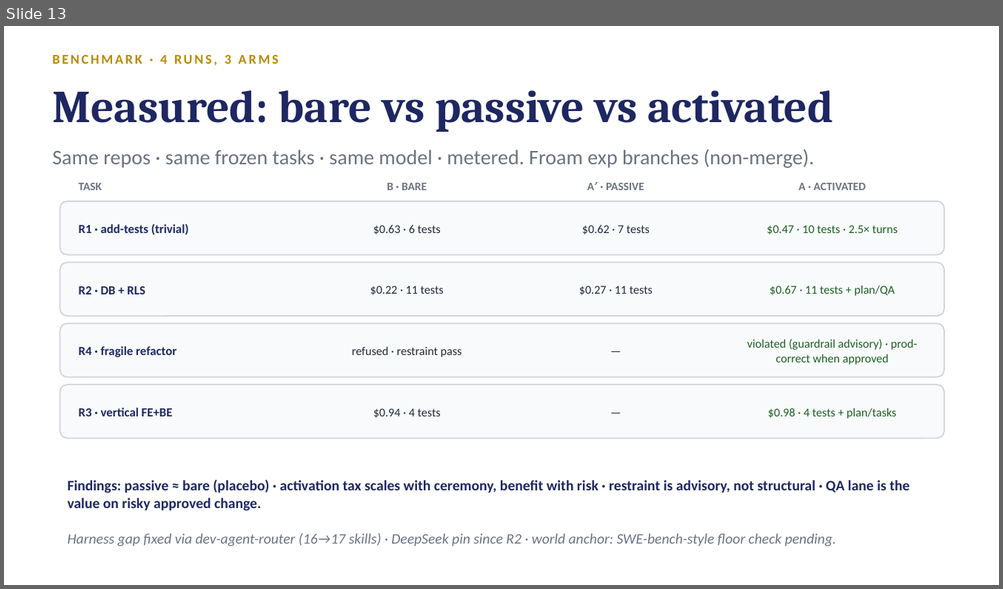
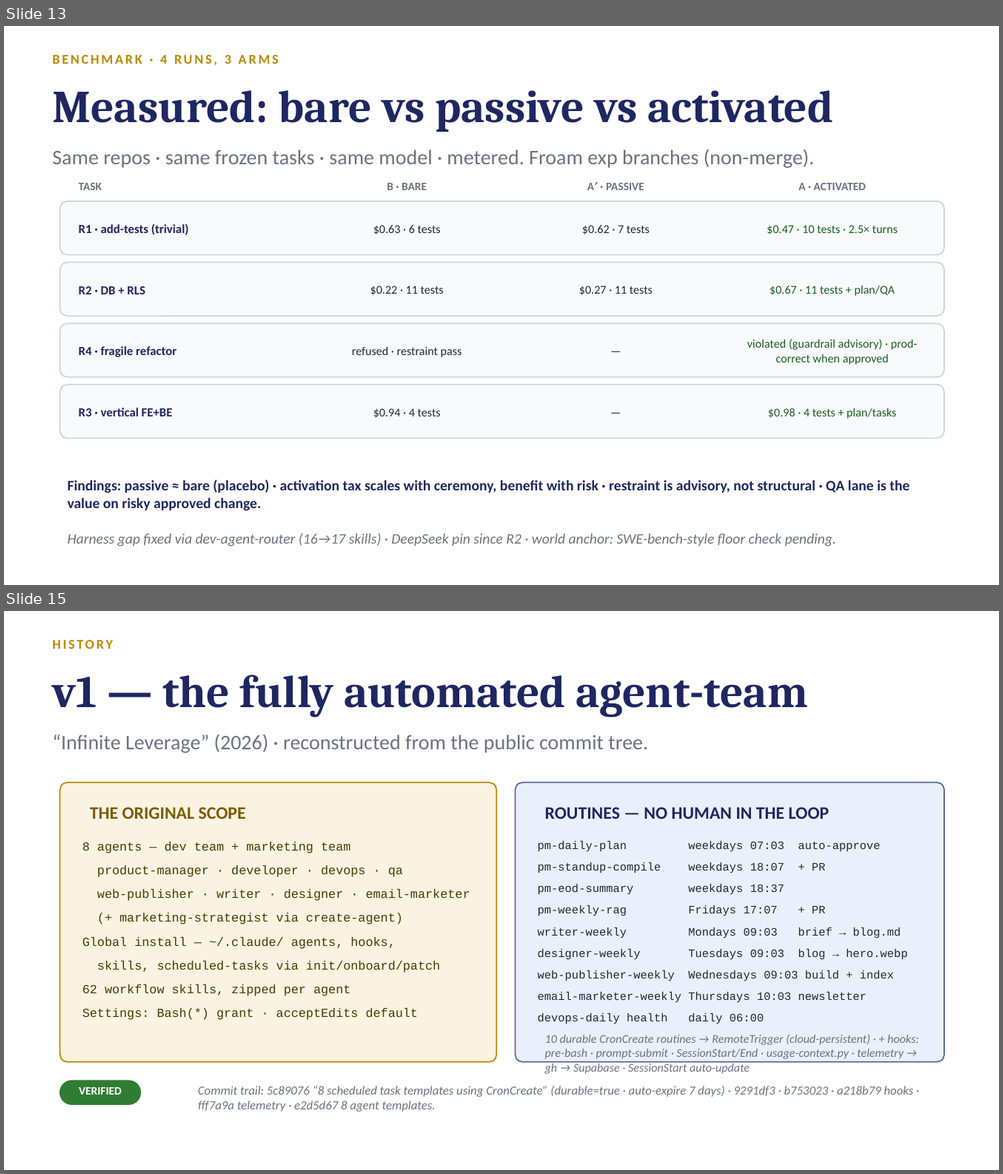
Before and after one commit to trac41799/claude-code-agentic-sdlc, a slide deck: docs/slides/Agentic-SDLC-Tech-Audience.pptx. Shown one above the other, each under a label of ours: slide 13 before the commit, slides 13 and 15 after it; the slides between them are not shown. The pictures are 1003x589 and 1003x1174 pixels, drawn with LibreOffice and Linux fonts; fonts in the diff are those of the drawing. Boxes give left, top, right and bottom in pixels: in the first picture for what was removed or moved away, otherwise in the second. Text is boxed around its words. In the diff, an @@ line names an element or a change of style, - is before the commit and + after.

Commit message:
deck: framework history — v1 origin slide (8 agents, 10 overnight cron routines, silent hooks, from talentedgeai/infinite-leverage commit tree) + v1-vs-v2 trade-off comparison slide; devops lane notice (demo guide + evidence slide); links slide gains v1 repo

```diff
--- a/docs/slides/Agentic-SDLC-Tech-Audience.pptx
+++ b/docs/slides/Agentic-SDLC-Tech-Audience.pptx
@@ slide 15 added at [4, 611, 999, 1170], background #FFFFFF @@
@@ text added at [52, 640, 113, 649], 13 pt, text #B98A00, bold @@
+HISTORY
@@ text added at [52, 675, 808, 718], 44 pt, text #1E2761, bold @@
+v1 — the fully automated agent-team
@@ text added at [52, 735, 648, 753], 20 pt, text #6B7280 @@
+“Infinite Leverage” (2026) · reconstructed from the public commit tree.
@@ rounded rectangle added at [60, 783, 496, 1062], fill #FBF3E2, outline #B98A00 1.25 pt @@
@@ rounded rectangle added at [515, 783, 944, 1062], fill #EAF0FB, outline #5A6B9E 1.25 pt @@
@@ text added at [90, 807, 246, 819], 17 pt, text #7A5C00, bold @@
+THE ORIGINAL SCOPE
@@ text added at [545, 807, 829, 819], 17 pt, text #1E2761, bold @@
+ROUTINES — NO HUMAN IN THE LOOP
@@ text added at [82, 842, 350, 854], 12 pt, text #4A3A00 @@
+8 agents — dev team + marketing team
@@ text added at [538, 841, 880, 851], 11 pt, text #1F2937 @@
+pm-daily-plan weekdays 07:03 auto-approve
@@ text added at [97, 866, 403, 877], 12 pt, text #4A3A00 @@
+product-manager · developer · devops · qa
@@ text added at [538, 863, 825, 873], 11 pt, text #1F2937 @@
+pm-standup-compile weekdays 18:07 + PR
@@ text added at [97, 889, 470, 901], 12 pt, text #4A3A00 @@
+web-publisher · writer · designer · email-marketer
@@ text added at [538, 884, 784, 894], 11 pt, text #1F2937 @@
+pm-eod-summary weekdays 18:37
@@ text added at [119, 913, 403, 925], 12 pt, text #4A3A00 @@
+(+ marketing-strategist via create-agent)
@@ text added at [538, 906, 825, 916], 11 pt, text #1F2937 @@
+pm-weekly-rag Fridays 17:07 + PR
@@ text added at [82, 937, 395, 949], 12 pt, text #4A3A00 @@
+Global install — ~/.claude/ agents, hooks,
@@ text added at [538, 928, 901, 938], 11 pt, text #1F2937 @@
+writer-weekly Mondays 09:03 brief → blog.md
@@ text added at [97, 961, 440, 973], 12 pt, text #4A3A00 @@
+skills, scheduled-tasks via init/onboard/patch
@@ text added at [538, 949, 907, 960], 11 pt, text #1F2937 @@
+designer-weekly Tuesdays 09:03 blog → hero.webp
@@ text added at [82, 985, 350, 997], 12 pt, text #4A3A00 @@
+62 workflow skills, zipped per agent
@@ text added at [538, 971, 893, 981], 11 pt, text #1F2937 @@
+web-publisher-weekly Wednesdays 09:03 build + index
@@ text added at [82, 1008, 418, 1020], 12 pt, text #4A3A00 @@
+Settings: Bash(*) grant · acceptEdits default
@@ text added at [538, 992, 867, 1002], 11 pt, text #1F2937 @@
+email-marketer-weekly Thursdays 10:03 newsletter
@@ text added at [538, 1014, 763, 1024], 11 pt, text #1F2937 @@
+devops-daily health daily 06:00
@@ text added at [545, 1034, 919, 1074], 11.5 pt, text #6B7280, italic @@
+10 durable CronCreate routines → RemoteTrigger (cloud-persistent) · + hooks: pre-bash · prompt-submit · SessionStart/End · usage-context.py · telemetry → gh → Supabase · SessionStart auto-update
@@ rounded rectangle added at [60, 1081, 141, 1105], fill #2E7D32, outline #2E7D32 1 pt @@
@@ text added at [79, 1088, 122, 1095], 11 pt, text #FFFFFF, bold @@
+VERIFIED
@@ text added at [198, 1086, 913, 1112], 12 pt, text #6B7280, italic @@
+Commit trail: 5c89076 “8 scheduled task templates using CronCreate” (durable=true · auto-expire 7 days) · 9291df3 · b753023 · a218b79 hooks · fff7a9a telemetry · e2d5d67 8 agent templates.
```
Also in this commit, not shown: 2 slides changed, 1 other slide added, 2 other files.
